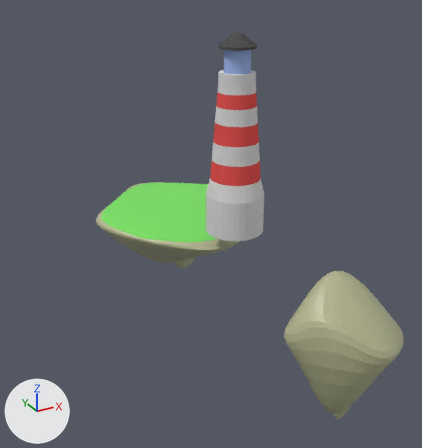
Before and after pictures for a commit that changed the Blender file Assets/Models/LD49Landscape.blend.
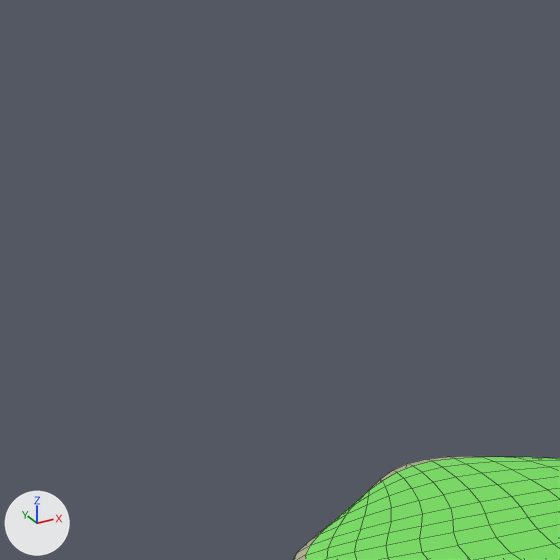
Old and new are each drawn whole from a 50 mm camera at (-9.72, -15.97, 8.32) aimed at (1.78, 4.93, -2.13) and again close up on the part from 0% to 44% of the width and 7% to 48% of the height. Arrows for +X, +Y and +Z are at lower left; the lights stay in place. The close-ups show mesh edges as thin lines.

The first close-up shows 'Island 1'.
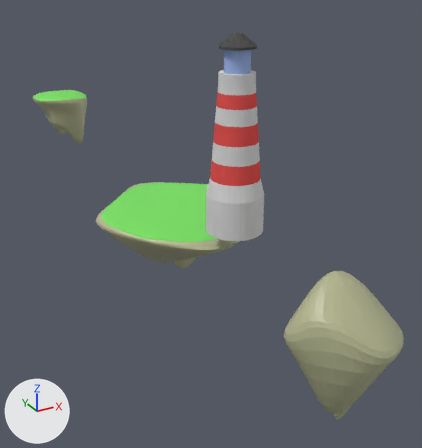
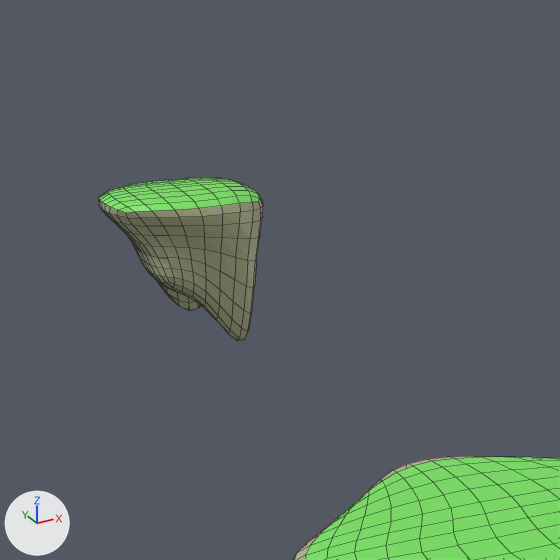
The change in detail:
Mesh me_cube_002 is new.
It has 34 vertices, 32 faces and spans x -2.3..1.94, y -2.93..1.0, z -4.46..1.0.
Faces by material slot: [26, 6].
It uses material mat_rock (beige #b5b891).
It uses material mat_grass (green #7ae762).
Object 'Cube' (ob_cube) is new; it shows me_cube_002.
Its location is (0.0, 21.68, 0.0).
It gains a SUBSURF modifier named 'Subdivision'.

What differs and where, as boxes [x1, y1, x2, y2] in the close-ups (560 x 560 px):
'Cube', added: after [98, 178, 263, 341]
    faces in mat_rock (beige #b5b891): [98, 194, 263, 341]
    faces in mat_grass (green #7ae762): [99, 178, 259, 213]
